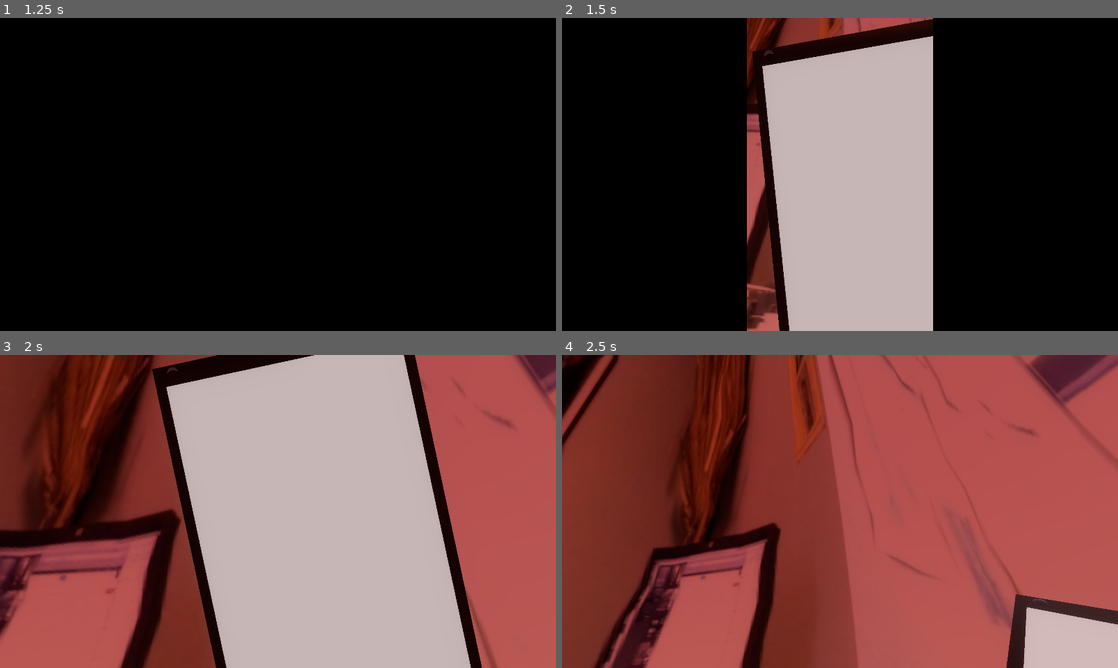
Above: before the commit, frames 1-4 (two rows, left to right).
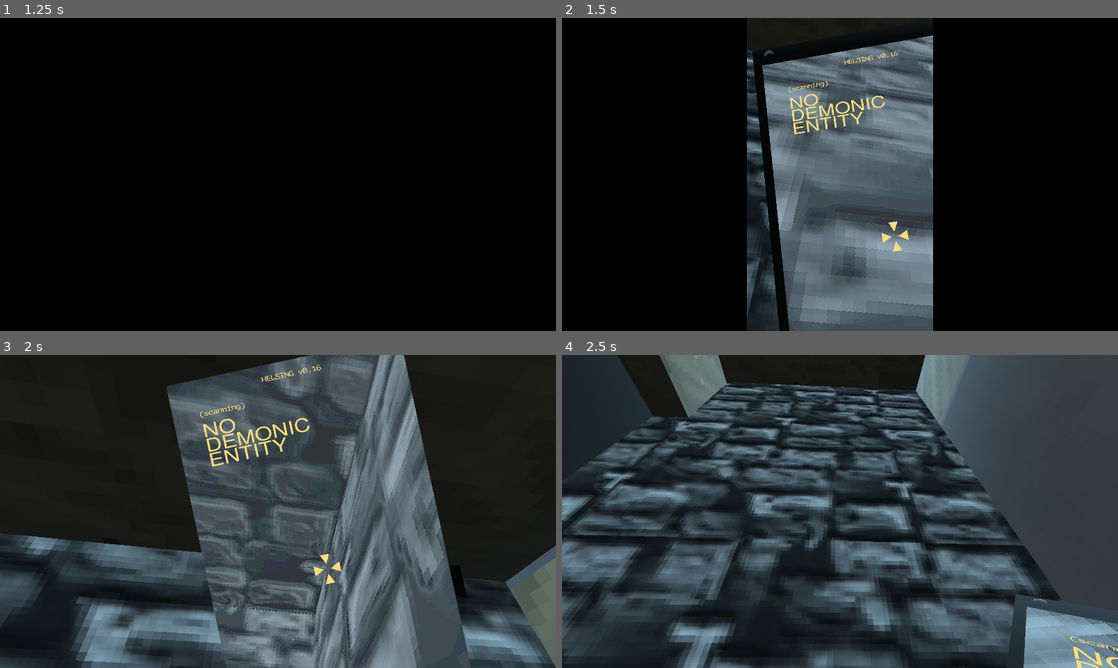
Above: after the commit, the same moments.

Repository: danbolt/7dfps-2022
Game: Godot game, scene res://etc/game_root.tscn
Two runs of this game, one before a commit and one after it. Both use one fixed random seed, a clock stepped at 60 frames per second and the inputs below.
Inputs (mouse positions are in pixels of both pictures, inside the frame that each line leads up to):
- Up to frame 1 (1.25 s): click "Start Game" at 0.5 s
- Up to frame 2 (1.5 s): tap Enter at 1.25 s; move the mouse to (867, 174) at 1.27 s; hold W (step_forward) from 1.28 s (still down); hold Right mouse button (ads) from 1.28 s (still down)
- Up to frame 3 (2 s): keep holding W (step_forward); keep holding Right mouse button (ads); tap Space (jump) at 1.52 s
- Up to frame 4 (2.5 s): keep holding W (step_forward); move the mouse to (812, 511) at 2.02 s; release Right mouse button (ads) at 2.03 s; click (812, 511) at 2.1 s; tap Space (jump) at 2.27 s

Frame 1 is identical in both runs. In frame 2, 30% of the frame differs, in the area x 33-67%, y 0-100%; in frame 3, 93%; in frame 4, 100%, in the area x 0-100%, y 0-100%.

Commit message:
First BGM

Diff:
--- a/default_bus_layout.tres
+++ b/default_bus_layout.tres
@@ -28,6 +28,8 @@
 
 [sub_resource type="AudioEffectChorus" id=6]
 resource_name = "Chorus"
+dry = 0.6
+wet = 0.08
 
 [resource]
 bus/1/name = "Sound Effects"
@@ -70,7 +72,7 @@
 bus/5/solo = false
 bus/5/mute = false
 bus/5/bypass_fx = false
-bus/5/volume_db = -2.11474
+bus/5/volume_db = -2.91905
 bus/5/send = "Master"
 bus/5/effect/0/effect = SubResource( 6 )
 bus/5/effect/0/enabled = true
--- a/environments/stage1.tscn
+++ b/environments/stage1.tscn
@@ -6,6 +6,7 @@
 [ext_resource path="res://gameobjects/ExitElevator.tscn" type="PackedScene" id=4]
 [ext_resource path="res://gameobjects/enemies/DumbDoor.tscn" type="PackedScene" id=5]
 [ext_resource path="res://gameobjects/enemies/PathFlier.tscn" type="PackedScene" id=6]
+[ext_resource path="res://bgm/bgma.ogg" type="AudioStream" id=7]
 
 [sub_resource type="NavigationMesh" id=1]
 agent_radius = 0.85
@@ -84,3 +85,9 @@
 [node name="PathA2" type="Path" parent="Paths"]
 transform = Transform( 1, 0, 0, 0, 1, 0, 0, 0, 1, 6.0861, 3.71036, -23.1853 )
 curve = SubResource( 2 )
+
+[node name="bgm" type="AudioStreamPlayer" parent="."]
+stream = ExtResource( 7 )
+volume_db = -7.0
+autoplay = true
+bus = "BGM"
--- a/environments/stage2.tscn
+++ b/environments/stage2.tscn
@@ -6,6 +6,7 @@
 [ext_resource path="res://gameobjects/EntryElevator.tscn" type="PackedScene" id=4]
 [ext_resource path="res://gameobjects/enemies/PathFlier.tscn" type="PackedScene" id=5]
 [ext_resource path="res://gameobjects/enemies/PathFlierShooter.tscn" type="PackedScene" id=6]
+[ext_resource path="res://bgm/bgma.ogg" type="AudioStream" id=7]
 
 [sub_resource type="NavigationMesh" id=1]
 agent_radius = 0.85
@@ -94,3 +95,9 @@
 [node name="PathFlierShooter2" parent="." instance=ExtResource( 6 )]
 transform = Transform( -0.555431, 0.329275, 0.763593, -0.0859556, 0.89061, -0.446571, -0.827108, -0.313674, -0.466369, -49.9481, 10.7125, -29.2646 )
 shot_speed = 14.0
+
+[node name="bgm" type="AudioStreamPlayer" parent="."]
+stream = ExtResource( 7 )
+volume_db = -7.0
+autoplay = true
+bus = "BGM"
--- a/environments/stage3.tscn
+++ b/environments/stage3.tscn
@@ -6,6 +6,7 @@
 [ext_resource path="res://gameobjects/PlayerMovement.tscn" type="PackedScene" id=4]
 [ext_resource path="res://gameobjects/enemies/AttackGoblin.tscn" type="PackedScene" id=5]
 [ext_resource path="res://gameobjects/enemies/PathFlierShooter.tscn" type="PackedScene" id=6]
+[ext_resource path="res://bgm/bgma.ogg" type="AudioStream" id=7]
 
 [sub_resource type="NavigationMesh" id=1]
 vertices = PoolVector3Array( 9, 12.5, -25, 9, 12.5, -24.25, 9.75, 12.5, -24.75, 19, 14.5, 5.25, 19, 14.5, 3, 13.75, 14. …(7096 unchanged characters)…
@@ -65,3 +66,9 @@
 spot_attenuation = 0.466516
 spot_angle = 37.945
 spot_angle_attenuation = 3.24901
+
+[node name="bgm" type="AudioStreamPlayer" parent="."]
+stream = ExtResource( 7 )
+volume_db = -7.0
+autoplay = true
+bus = "BGM"
--- a/etc/game_root.gd
+++ b/etc/game_root.gd
@@ -12,7 +12,7 @@
 
 onready var title_screen: Control = $title_screen
 
-var current_stage: int = 0
+var current_stage: int = 1
 var stages = [
 	{
 		'scene': "res://environments/stage0.tscn"
@@ -150,7 +150,7 @@
 	if  Input.is_action_just_pressed("pause"):
 		handle_pause_press()
 
-#	if (Input.is_action_just_pressed("take_screenshot")):
-#		var image = get_viewport().get_texture().get_data()
-#		image.flip_y()
-#		image.save_png("screenshot" + Time.get_datetime_string_from_system() +  ".png")
+	if (Input.is_action_just_pressed("take_screenshot")):
+		var image = get_viewport().get_texture().get_data()
+		image.flip_y()
+		image.save_png("screenshot" + Time.get_datetime_string_from_system() +  ".png")
--- a/models/divine_strike.tscn
+++ b/models/divine_strike.tscn
@@ -57,19 +57,19 @@
 stream = ExtResource( 5 )
 unit_db = 4.0
 unit_size = 15.1
-max_db = 6.0
+max_db = 0.0
 bus = "Sound Effects"
 
 [node name="attack_sound_2" type="AudioStreamPlayer3D" parent="." index="3"]
 stream = ExtResource( 6 )
 unit_db = 4.0
 unit_size = 15.1
-max_db = 6.0
+max_db = 0.0
 bus = "Sound Effects"
 
 [node name="attack_sound_3" type="AudioStreamPlayer3D" parent="." index="4"]
 stream = ExtResource( 7 )
 unit_db = 4.0
 unit_size = 15.1
-max_db = 6.0
+max_db = 0.0
 bus = "Sound Effects"
--- a/project.godot
+++ b/project.godot
@@ -152,7 +152,7 @@
 
 [application]
 
-config/name="7dfps-2022"
+config/name="unfinished-phone-camera-submission"
 run/main_scene="res://etc/game_root.tscn"
 config/icon="res://icon.png"
 
Not shown, added: bgm/bgma.ogg.import
Not shown: 1 places in environments/stage1.tscn that only renumber resources
Not shown: 1 places in environments/stage2.tscn that only renumber resources
Not shown: 1 places in environments/stage3.tscn that only renumber resources
Not shown, added: bgm/bgma.ogg
Not shown, changed: doc/lmms/bgma.mmpz
